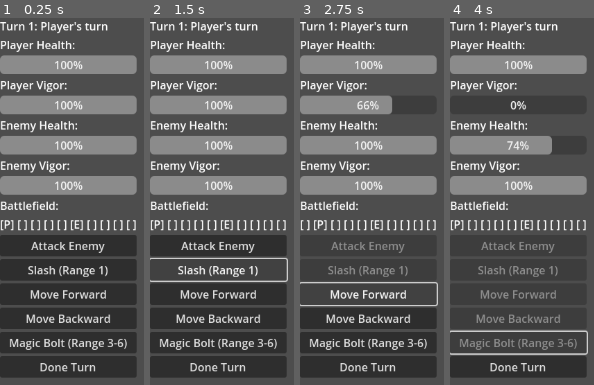
Above: before the commit, frames 1-4 (left to right).
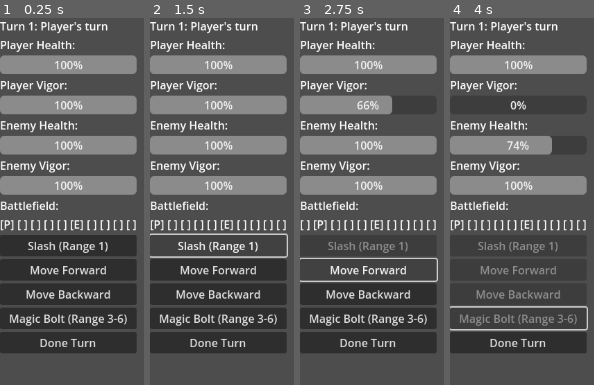
Above: after the commit, the same moments.

Repository: theoskille/project-dither
Game: Godot game, scene res://Main.tscn
The game is run twice, just before and just after one commit, with the same random seed, the same clock (stepped at 60 frames per second) and the same inputs.
Inputs (mouse positions are in pixels of both pictures, inside the frame that each line leads up to):
- Up to frame 1 (0.25 s): no input
- Up to frame 2 (1.5 s): click (217, 245) at 0.5 s, where only the run before the commit has a clickable "Attack Enemy"; click "Slash (Range 1)" at 1.25 s
- Up to frame 3 (2.75 s): click "Move Forward" at 2 s
- Up to frame 4 (4 s): click "Move Backward" at 2.75 s; click "Magic Bolt (Range 3-6)" at 3.5 s

The runs differ from the first frame. In frame 1, 10% of the frame differs, in the area x 0-95%, y 61-98%; in frame 2, 12%, in the area x 0-96%, y 58-98%; in frame 3, 12%; in frame 4, 11%.

Commit message:
attackdb

Diff:
--- a/Main.gd
+++ b/Main.gd
@@ -1,6 +1,4 @@
 extends Control
-
-const ActionData = preload("res://src/resources/ActionData.gd")
 
 var player_health_bar: ProgressBar
 var enemy_health_bar: ProgressBar
@@ -8,7 +6,6 @@
 var enemy_vigor_bar: ProgressBar
 var turn_indicator: Label
 var battlefield_display: HBoxContainer
-var attack_button: Button
 var slash_button: Button
 var move_forward_button: Button
 var move_backward_button: Button
@@ -70,10 +67,6 @@
 	battlefield_display.set_script(preload("res://src/ui/BattlefieldDisplay.gd"))
 	vbox.add_child(battlefield_display)
 
-	attack_button = Button.new()
-	attack_button.text = "Attack Enemy"
-	vbox.add_child(attack_button)
-
 	slash_button = Button.new()
 	slash_button.text = "Slash (Range 1)"
 	vbox.add_child(slash_button)
@@ -95,7 +88,6 @@
 	vbox.add_child(done_turn_button)
 
 func _connect_signals():
-	attack_button.pressed.connect(_on_attack_pressed)
 	slash_button.pressed.connect(_on_slash_pressed)
 	move_forward_button.pressed.connect(_on_move_forward_pressed)
 	move_backward_button.pressed.connect(_on_move_backward_pressed)
@@ -103,64 +95,24 @@
 	done_turn_button.pressed.connect(_on_done_turn_pressed)
 	BattleStateStore.state_changed.connect(_on_state_changed)
 
-func _on_attack_pressed():
-	var action = ActionData.new()
-	action.action_id = "basic_attack"
-	action.action_name = "Attack"
-	action.vigor_cost = 1
-	action.base_damage = 5
-	action.str_modifier = 1.0
-	action.min_range = 0
-	action.max_range = 1
-
-	var current_entity = CombatEngine._get_current_turn_entity()
-	var target = "enemy" if current_entity == "player" else "player"
-	CombatEngine.execute_move(action, current_entity, target)
-
 func _on_slash_pressed():
-	var action = ActionData.new()
-	action.action_id = "slash"
-	action.action_name = "Slash"
-	action.vigor_cost = 1
-	action.base_damage = 5
-	action.str_modifier = 1.5
-	action.min_range = 1
-	action.max_range = 1
-
+	var action = AttackDatabase.get_action("slash")
 	var current_entity = CombatEngine._get_current_turn_entity()
 	var target = "enemy" if current_entity == "player" else "player"
 	CombatEngine.execute_move(action, current_entity, target)
 
 func _on_move_forward_pressed():
-	var action = ActionData.new()
-	action.action_id = "move_forward"
-	action.action_name = "Move Forward"
-	action.vigor_cost = 1
-	action.move_caster = 1
-
+	var action = AttackDatabase.get_action("move_forward")
 	var current_entity = CombatEngine._get_current_turn_entity()
 	CombatEngine.execute_move(action, current_entity, current_entity)
 
 func _on_move_backward_pressed():
-	var action = ActionData.new()
-	action.action_id = "move_backward"
-	action.action_name = "Move Backward"
-	action.vigor_cost = 1
-	action.move_caster = -1
-
+	var action = AttackDatabase.get_action("move_backward")
 	var current_entity = CombatEngine._get_current_turn_entity()
 	CombatEngine.execute_move(action, current_entity, current_entity)
 
 func _on_magic_bolt_pressed():
-	var action = ActionData.new()
-	action.action_id = "magic_bolt"
-	action.action_name = "Magic Bolt"
-	action.vigor_cost = 1
-	action.base_damage = 8
-	action.int_modifier = 1.5
-	action.min_range = 3
-	action.max_range = 6
-
+	var action = AttackDatabase.get_action("magic_bolt")
 	var current_entity = CombatEngine._get_current_turn_entity()
 	var target = "enemy" if current_entity == "player" else "player"
 	CombatEngine.execute_move(action, current_entity, target)
@@ -176,31 +128,13 @@
 	var current_vigor = BattleStateStore.get_state_value("%s_state.current_vigor" % current_entity)
 	var target = "enemy" if current_entity == "player" else "player"
 
-	attack_button.disabled = not _can_use_action("basic_attack", current_entity, target)
 	slash_button.disabled = not _can_use_action("slash", current_entity, target)
 	move_forward_button.disabled = current_vigor < 1
 	move_backward_button.disabled = current_vigor < 1
 	magic_bolt_button.disabled = not _can_use_action("magic_bolt", current_entity, target)
 
 func _can_use_action(action_id: String, caster: String, target: String) -> bool:
-	var action = ActionData.new()
-	if action_id == "basic_attack":
-		action.vigor_cost = 1
-		action.base_damage = 5
-		action.str_modifier = 1.0
-		action.min_range = 0
-		action.max_range = 1
-	elif action_id == "slash":
-		action.vigor_cost = 1
-		action.base_damage = 5
-		action.str_modifier = 1.5
-		action.min_range = 1
-		action.max_range = 1
-	elif action_id == "magic_bolt":
-		action.vigor_cost = 1
-		action.base_damage = 8
-		action.int_modifier = 1.5
-		action.min_range = 3
-		action.max_range = 6
-
+	var action = AttackDatabase.get_action(action_id)
+	if action == null:
+		return false
 	return CombatEngine.can_execute_action(action, caster, target)
--- /dev/null
+++ b/data/attacks/magic_bolt.tres
@@ -0,0 +1,20 @@
+[gd_resource type="Resource" script_class="ActionData" load_steps=2 format=3]
+
+[ext_resource type="Script" path="res://src/resources/ActionData.gd" id="1_magic"]
+
+[resource]
+script = ExtResource("1_magic")
+action_id = "magic_bolt"
+action_name = "Magic Bolt"
+vigor_cost = 1
+base_damage = 8
+str_modifier = 0.0
+dex_modifier = 0.0
+int_modifier = 1.5
+con_modifier = 0.0
+spd_modifier = 0.0
+luck_modifier = 0.0
+min_range = 3
+max_range = 6
+move_caster = 0
+status_effect = {}
--- /dev/null
+++ b/data/attacks/move_backward.tres
@@ -0,0 +1,20 @@
+[gd_resource type="Resource" script_class="ActionData" load_steps=2 format=3]
+
+[ext_resource type="Script" path="res://src/resources/ActionData.gd" id="1_backward"]
+
+[resource]
+script = ExtResource("1_backward")
+action_id = "move_backward"
+action_name = "Move Backward"
+vigor_cost = 1
+base_damage = 0
+str_modifier = 0.0
+dex_modifier = 0.0
+int_modifier = 0.0
+con_modifier = 0.0
+spd_modifier = 0.0
+luck_modifier = 0.0
+min_range = 0
+max_range = 999
+move_caster = -1
+status_effect = {}
--- /dev/null
+++ b/data/attacks/move_forward.tres
@@ -0,0 +1,20 @@
+[gd_resource type="Resource" script_class="ActionData" load_steps=2 format=3]
+
+[ext_resource type="Script" path="res://src/resources/ActionData.gd" id="1_forward"]
+
+[resource]
+script = ExtResource("1_forward")
+action_id = "move_forward"
+action_name = "Move Forward"
+vigor_cost = 1
+base_damage = 0
+str_modifier = 0.0
+dex_modifier = 0.0
+int_modifier = 0.0
+con_modifier = 0.0
+spd_modifier = 0.0
+luck_modifier = 0.0
+min_range = 0
+max_range = 999
+move_caster = 1
+status_effect = {}
--- /dev/null
+++ b/data/attacks/slash.tres
@@ -0,0 +1,20 @@
+[gd_resource type="Resource" script_class="ActionData" load_steps=2 format=3]
+
+[ext_resource type="Script" path="res://src/resources/ActionData.gd" id="1_slash"]
+
+[resource]
+script = ExtResource("1_slash")
+action_id = "slash"
+action_name = "Slash"
+vigor_cost = 1
+base_damage = 5
+str_modifier = 1.5
+dex_modifier = 0.0
+int_modifier = 0.0
+con_modifier = 0.0
+spd_modifier = 0.0
+luck_modifier = 0.0
+min_range = 1
+max_range = 1
+move_caster = 0
+status_effect = {}
--- a/project.godot
+++ b/project.godot
@@ -17,6 +17,7 @@
 
 [autoload]
 
+AttackDatabase="*res://src/data/AttackDatabase.gd"
 BattleStateStore="*res://src/store/BattleStateStore.gd"
 BattleStateMutations="*res://src/mutations/BattleStateMutations.gd"
 CombatEngine="*res://src/engine/CombatEngine.gd"
--- /dev/null
+++ b/src/data/AttackDatabase.gd
@@ -0,0 +1,57 @@
+extends Node
+
+# Static database of all attack/action definitions
+# Loads ActionData resources from res://data/attacks/ at startup
+
+const ActionData = preload("res://src/resources/ActionData.gd")
+
+# Cache of all loaded attacks, keyed by action_id
+var _attacks: Dictionary = {}
+
+func _ready():
+	_load_all_attacks()
+
+func _load_all_attacks():
+	var attack_dir = "res://data/attacks/"
+	var dir = DirAccess.open(attack_dir)
+
+	if dir == null:
+		push_error("AttackDatabase: Failed to open directory: %s" % attack_dir)
+		return
+
+	dir.list_dir_begin()
+	var file_name = dir.get_next()
+
+	while file_name != "":
+		if not dir.current_is_dir() and file_name.ends_with(".tres"):
+			var file_path = attack_dir + file_name
+			var action = load(file_path)
+
+			if action is ActionData:
+				if action.action_id == "":
+					push_warning("AttackDatabase: ActionData at %s has no action_id set" % file_path)
+				else:
+					_attacks[action.action_id] = action
+					print("AttackDatabase: Loaded attack '%s' from %s" % [action.action_id, file_name])
+			else:
+				push_warning("AttackDatabase: File %s is not an ActionData resource" % file_path)
+
+		file_name = dir.get_next()
+
+	dir.list_dir_end()
+	print("AttackDatabase: Loaded %d attacks" % _attacks.size())
+
+# Get an attack by its action_id
+func get_action(action_id: String) -> ActionData:
+	if not _attacks.has(action_id):
+		push_error("AttackDatabase: Attack '%s' not found" % action_id)
+		return null
+	return _attacks[action_id]
+
+# Check if an attack exists
+func has_action(action_id: String) -> bool:
+	return _attacks.has(action_id)
+
+# Get all attack IDs (useful for debugging or UI generation)
+func get_all_action_ids() -> Array:
+	return _attacks.keys()
Not shown, added: src/data/AttackDatabase.gd.uid
Not shown, added: src/data/CLAUDE.md
